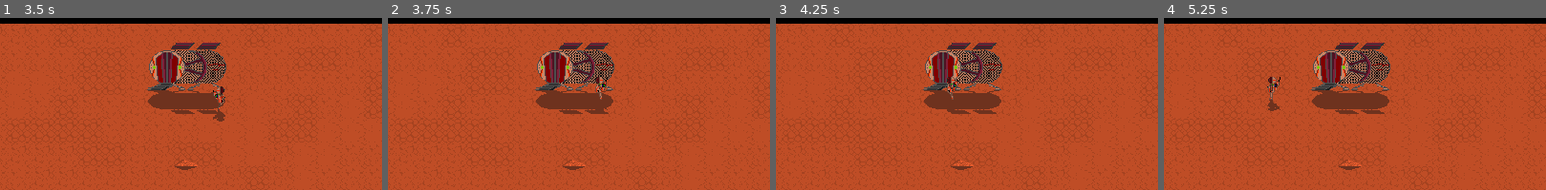
Above: before the commit, frames 1-4 (left to right).
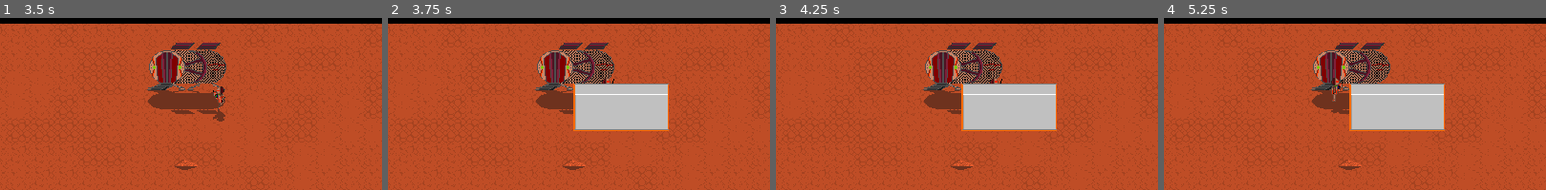
Above: after the commit, the same moments.

Repository: Salwan/harsh
Game: Godot game, scene res://ProtoMain.tscn
Two runs of this game, one before a commit and one after it. Both use one fixed random seed, a clock stepped at 60 frames per second and the inputs below.
Inputs:
- Up to frame 1 (3.5 s): tap Enter at 0.5 s; hold D (control_right) 0.53-1.28 s; tap E (control_action) every 0.75 s from 0.6 to 2.85 s; hold Q (control_back) 1.28-2.03 s; tap Escape (control_start) at 2, 2.75 s; hold D (control_right) 2.03-2.78 s; hold W (control_up) from 2.78 s (still down)
- Up to frame 2 (3.75 s): release W (control_up) at 3.53 s; hold A (control_left) from 3.53 s (still down); tap E (control_action) at 3.6 s
- Up to frame 3 (4.25 s): keep holding A (control_left); tap Escape (control_start) at 4.15 s
- Up to frame 4 (5.25 s): tap Escape (control_start) at 4.25 s; tap E (control_action) at 4.35, 5.1 s; release A (control_left) at 5.03 s; hold Q (control_back) from 5.03 s (still down)
The pictures show only the part of the screen within x 34-84%, y 0-50%; the shares and areas given below are measured in that part.

Frame 1 is identical in both runs. In frame 2, 7.0% of the frame differs, in the area x 48-74%, y 34-66%; in frame 3, 7.2%; in frame 4, 7.5%, in the area x 27-74%, y 34-66%.

Commit message:
New design for events and controller, simplified but complicated event handling between dialogs/player etc

Diff:
--- a/ProtoMain.gd
+++ b/ProtoMain.gd
@@ -2,6 +2,7 @@
 
 func _ready():
 	on_set_top_message("")
+	Global.DialogsContainer = $Dialogs
 	Global.connect("set_top_message", self, "on_set_top_message")
 	Global.connect("set_bottom_message", self, "on_set_bottom_message")
 
--- a/ProtoMain.tscn
+++ b/ProtoMain.tscn
@@ -9,6 +9,13 @@
 script = ExtResource( 4 )
 
 [node name="Playfield" parent="." instance=ExtResource( 1 )]
+
+[node name="Dialogs" type="Control" parent="."]
+margin_right = 1024.0
+margin_bottom = 512.0
+__meta__ = {
+"_edit_use_anchors_": false
+}
 
 [node name="topMessage" type="Label" parent="."]
 margin_left = 8.0
--- a/project.godot
+++ b/project.godot
@@ -9,13 +9,25 @@
 config_version=4
 
 _global_script_classes=[ {
+"base": "Control",
+"class": "CDialog",
+"language": "GDScript",
+"path": "res://prototype/engine/dialog.gd"
+}, {
 "base": "KinematicBody2D",
 "class": "CEntity",
 "language": "GDScript",
-"path": "res://prototype/entity.gd"
+"path": "res://prototype/engine/entity.gd"
+}, {
+"base": "Node2D",
+"class": "CInteractable",
+"language": "GDScript",
+"path": "res://prototype/engine/interactable.gd"
 } ]
 _global_script_class_icons={
-"CEntity": ""
+"CDialog": "",
+"CEntity": "",
+"CInteractable": ""
 }
 
 [application]
@@ -27,7 +39,6 @@
 [autoload]
 
 Global="*res://prototype/autoload/global.gd"
-PlayerController="*res://prototype/autoload/player_controller.gd"
 
 [display]
 
@@ -98,6 +109,7 @@
 "deadzone": 0.5,
 "events": [ Object(InputEventKey,"resource_local_to_scene":false,"resource_name":"","device":0,"alt":false,"shift":false,"control":false,"meta":false,"command":false,"pressed":false,"scancode":69,"unicode":0,"echo":false,"script":null)
 , Object(InputEventJoypadButton,"resource_local_to_scene":false,"resource_name":"","device":0,"button_index":0,"pressure":0.0,"pressed":false,"script":null)
+, Object(InputEventKey,"resource_local_to_scene":false,"resource_name":"","device":0,"alt":false,"shift":false,"control":false,"meta":false,"command":false,"pressed":false,"scancode":16777221,"unicode":0,"echo":false,"script":null)
  ]
 }
 control_back={
--- a/prototype/autoload/global.gd
+++ b/prototype/autoload/global.gd
@@ -2,6 +2,12 @@
 
 signal set_top_message(text)
 signal set_bottom_message(text)
+signal player_entered_interactable(interactable)
+signal player_exited_interactable(interactable)
+signal dialog_activated(dialog)
+signal dialog_deactivated(dialog)
+
+var DialogsContainer:Control = null
 
 func _ready():
 	pass
@@ -9,5 +15,27 @@
 func setTopMessage(text:String):
 	emit_signal("set_top_message", text)
 
+func clearTopMessage():
+	setTopMessage("")
+
 func setBottomMessage(text:String):
 	emit_signal("set_bottom_message", text)
+
+func clearBottomMessage():
+	setBottomMessage("")
+
+func proxyPlayerEnteredInteractable(interactable:CInteractable):
+	emit_signal("player_entered_interactable", interactable)
+
+func proxyPlayerExitedInteractable(interactable:CInteractable):
+	emit_signal("player_exited_interactable", interactable)
+
+func proxyDialogActivated(dialog:CDialog):
+	emit_signal("dialog_activated", dialog)
+
+func proxyDialogDeactivated(dialog:CDialog):
+	emit_signal("dialog_deactivated", dialog)
+
+func pushDialog(dialog:CDialog):
+	assert(DialogsContainer and dialog)
+	DialogsContainer.add_child(dialog)
--- a/prototype/autoload/player_controller.gd
+++ /dev/null
@@ -1,68 +0,0 @@
-extends Node2D
-
-# Global controls
-signal game_pause;
-
-# Player mode
-signal player_run_up;
-signal player_run_down;
-signal player_run_left;
-signal player_run_right;
-signal player_action_use;
-
-# Dialog mode
-signal dialog_up;
-signal dialog_down;
-signal dialog_left;
-signal dialog_right;
-signal dialog_select;
-signal dialog_exit;
-
-enum EMode { MODE_PLAYER, MODE_DIALOG }
-var mode:int
-
-func _ready():
-	mode = EMode.MODE_PLAYER
-
-func _process(delta):
-	if Input.is_action_just_pressed("control_start"):
-		emit_signal("game_pause")
-	match mode:
-		EMode.MODE_PLAYER:
-			process_player()
-		EMode.MODE_DIALOG:
-			process_dialog()
-
-func process_player():
-	if Input.is_action_pressed("control_up"):
-		emit_signal("player_run_up")
-	if Input.is_action_pressed("control_down"):
-		emit_signal("player_run_down")
-	if Input.is_action_pressed("control_left"):
-		emit_signal("player_run_left")
-	if Input.is_action_pressed("control_right"):
-		emit_signal("player_run_right")
-	if Input.is_action_just_pressed("control_action"):
-		emit_signal("player_action_use")
-	if Input.is_action_just_pressed("control_back"):
-		pass
-
-func process_dialog():
-	if Input.is_action_pressed("control_up"):
-		emit_signal("dialog_up")
-	if Input.is_action_pressed("control_down"):
-		emit_signal("dialog_down")
-	if Input.is_action_pressed("control_left"):
-		emit_signal("dialog_left")
-	if Input.is_action_pressed("control_right"):
-		emit_signal("dialog_right")
-	if Input.is_action_just_pressed("control_action"):
-		emit_signal("dialog_select")
-	if Input.is_action_just_pressed("control_back"):
-		emit_signal("dialog_exit")
-
-func set_player_mode():
-	mode = EMode.MODE_PLAYER
-
-func set_dialog_mode():
-	mode = EMode.MODE_DIALOG
--- a/prototype/base.tscn
+++ b/prototype/base.tscn
@@ -1,7 +1,9 @@
-[gd_scene load_steps=5 format=2]
+[gd_scene load_steps=7 format=2]
 
 [ext_resource path="res://prototype/assets/Harsh Viability Pod.png" type="Texture" id=1]
 [ext_resource path="res://prototype/assets/simple_shadow.material" type="Material" id=2]
+[ext_resource path="res://prototype/engine/interactable.gd" type="Script" id=3]
+[ext_resource path="res://prototype/dialog.tscn" type="PackedScene" id=4]
 
 [sub_resource type="RectangleShape2D" id=1]
 extents = Vector2( 53, 10 )
@@ -10,6 +12,9 @@
 extents = Vector2( 73, 28 )
 
 [node name="base" type="StaticBody2D"]
+script = ExtResource( 3 )
+dialog = ExtResource( 4 )
+dialogChoices = [ "Build..", "Communications..", "Exit" ]
 
 [node name="base" type="Sprite" parent="."]
 position = Vector2( 1, -33 )
@@ -28,9 +33,13 @@
 position = Vector2( 2, -1 )
 shape = SubResource( 1 )
 
-[node name="interaction" type="Area2D" parent="."]
+[node name="interaction" type="Area2D" parent="." groups=[
+"interaction",
+]]
 position = Vector2( 1, -25 )
 
 [node name="CollisionShape2D" type="CollisionShape2D" parent="interaction"]
 position = Vector2( -1, 25 )
 shape = SubResource( 2 )
+[connection signal="body_entered" from="interaction" to="." method="on_interaction_body_entered"]
+[connection signal="body_exited" from="interaction" to="." method="on_interaction_body_exited"]
--- a/prototype/menu.tscn
+++ b/prototype/dialog.tscn
@@ -1,8 +1,8 @@
 [gd_scene load_steps=4 format=2]
 
-[ext_resource path="res://prototype/assets/menubox.png" type="Texture" id=1]
-[ext_resource path="res://prototype/assets/standard_font.res" type="DynamicFont" id=2]
-[ext_resource path="res://prototype/menu.gd" type="Script" id=3]
+[ext_resource path="res://prototype/assets/standard_font.res" type="DynamicFont" id=1]
+[ext_resource path="res://prototype/assets/menubox.png" type="Texture" id=2]
+[ext_resource path="res://prototype/engine/dialog.gd" type="Script" id=3]
 
 [node name="menu" type="Control"]
 anchor_right = 1.0
--- a/prototype/menu.gd
+++ b/prototype/engine/dialog.gd
@@ -1,4 +1,6 @@
 extends Control
+
+class_name CDialog
 
 export(String) var strTitle = "Title"
 export(Array, String) var strItems:Array = [ "item 1", "item 2", "item 3" ]
@@ -6,12 +8,8 @@
 var iCursor:int = 0
 
 func _ready():
-	PlayerController.connect("dialog_up", self, "on_up")
-	PlayerController.connect("dialog_down", self, "on_down")
-	PlayerController.connect("dialog_left", self, "on_left")
-	PlayerController.connect("dialog_right", self, "on_right")
-	PlayerController.connect("dialog_select", self, "on_select")
-	PlayerController.connect("dialog_exit", self, "on_exit")
+	Global.proxyDialogActivated(self)
+	iCursor = 0
 	for i in len(strItems):
 		var item:Label = get_node("item" + str(i + 1))
 		item.text = strItems[i]
@@ -32,7 +30,6 @@
 		iCursor = items_count - 1
 	elif iCursor > items_count - 1:
 		iCursor = 0
-	iCursor = 0
 
 func on_up():
 	iCursor -= 1
@@ -47,7 +44,9 @@
 	pass
 
 func on_select():
-	pass
+	Global.proxyDialogDeactivated(self)
+	queue_free()
 
 func on_exit():
-	pass
+	Global.proxyDialogDeactivated(self)
+	queue_free()
--- /dev/null
+++ b/prototype/engine/interactable.gd
@@ -0,0 +1,32 @@
+extends Node2D
+
+class_name CInteractable
+
+export (PackedScene) var dialog = null
+export(Array, String) var dialogChoices = []
+
+func _ready():
+	pass
+
+func _physics_process(delta:float):
+	pass
+
+func on_interaction_body_entered(body:PhysicsBody2D):
+	if body.is_in_group("player"):
+		Global.proxyPlayerEnteredInteractable(self as CInteractable)
+
+func on_interaction_body_exited(body:PhysicsBody2D):
+	if body.is_in_group("player"):
+		Global.proxyPlayerExitedInteractable(self as CInteractable)
+
+func interact():
+	if dialog:
+		if len(dialogChoices) > 0:
+			var d = dialog.instance()
+			d.rect_position = position
+			d.strItems = dialogChoices
+			Global.pushDialog(d)
+		else:
+			print("Interact: no dialog choices defined")
+	else:
+		print("Interact: no action")
--- a/prototype/player.gd
+++ b/prototype/player.gd
@@ -7,31 +7,64 @@
 const JUMP_SPEED = 100.0
 
 var velocity:Vector2 = Vector2()
-var bControl:bool = true
-var control_x:float = 0
-var control_y:float = 0
+var controlX:float = 0
+var controlY:float = 0
+var interactableInRange:CInteractable = null
+var dialogStack:Array = []
+
+enum EControl { NOTHING, PLAYER, DIALOG }
+var controlMode:int = EControl.PLAYER
 
 func _ready():
-	PlayerController.connect("player_run_up", self, "on_up")
-	PlayerController.connect("player_run_down", self, "on_down")
-	PlayerController.connect("player_run_left", self, "on_left")
-	PlayerController.connect("player_run_right", self, "on_right")
+	Global.connect("player_entered_interactable", self, "on_entered_interactable")
+	Global.connect("player_exited_interactable", self, "on_exited_interactable")
+	Global.connect("dialog_activated", self, "on_dialog_activated")
+	Global.connect("dialog_deactivated", self, "on_dialog_deactivated")
+
+func _process(delta:float):
+	match controlMode:
+		EControl.NOTHING:
+			pass
+		EControl.PLAYER:
+			if Input.is_action_pressed("control_up"):
+				player_run_up()
+			if Input.is_action_pressed("control_down"):
+				player_run_down()
+			if Input.is_action_pressed("control_left"):
+				player_run_left()
+			if Input.is_action_pressed("control_right"):
+				player_run_right()
+			if Input.is_action_just_pressed("control_action"):
+				player_action_use()
+		EControl.DIALOG:
+			if Input.is_action_just_pressed("control_up"):
+				dialog_up()
+			if Input.is_action_just_pressed("control_down"):
+				dialog_down()
+			if Input.is_action_just_pressed("control_left"):
+				dialog_left()
+			if Input.is_action_just_pressed("control_right"):
+				dialog_right()
+			if Input.is_action_just_pressed("control_action"):
+				dialog_select()
+			if Input.is_action_just_pressed("control_back"):
+				dialog_exit()
 
 func _physics_process(delta:float):
-	if not bControl:
-		control_x = 0
-		control_y = 0
+	if controlMode != EControl.PLAYER:
+		controlX = 0
+		controlY = 0
 		return
 
 	# Movement
 	velocity = move_and_slide(velocity, FLOOR_NORMAL, true)
 
 	# Process Controls
-	var target_speed_x:float = control_x
-	var target_speed_y:float = control_y
+	var target_speed_x:float = controlX
+	var target_speed_y:float = controlY
 	## consume controls
-	control_x = 0
-	control_y = 0
+	controlX = 0
+	controlY = 0
 
 	if target_speed_x == 0 and target_speed_y == 0:
 		if $anim.current_animation != "idle":
@@ -50,27 +83,96 @@
 	elif velocity.x > 0.0:
 		$chris.flip_h = false
 
+################################################################################
+# EVENTS
+#
+func on_entered_interactable(interactable):
+	Global.setTopMessage("Press `E` to interact")
+	assert(interactable)
+	interactableInRange = interactable
 
+func on_exited_interactable(interactable):
+	Global.clearTopMessage()
+	interactableInRange = null
+
+func on_dialog_activated(dialog:CDialog):
+	dialogStack.push_back(dialog)
+	set_control(EControl.DIALOG)
+
+func on_dialog_deactivated(dialog:CDialog):
+	dialogStack.pop_back()
+	if len(dialogStack) == 0:
+		set_control(EControl.PLAYER)
+
+
+################################################################################
+# SFX
+#
 func on_step():
 	#$audStep.play()
 	pass
 
-func on_disable_controls():
+
+################################################################################
+# CONTROLS
+#
+func set_control(type):
+	if controlMode != type:
+		controlMode = type
+		match controlMode:
+			EControl.NOTHING:
+				on_nonplayer_control()
+			EControl.PLAYER:
+				pass
+			EControl.DIALOG:
+				on_nonplayer_control()
+
+func on_nonplayer_control():
 	$anim.play("idle")
 	velocity = Vector2(0, 0)
-	bControl = false
 
-func on_enable_controls():
-	bControl = true
+# PLAYER CONTROLS
 
-func on_right():
-	control_x = min(control_x + 1, 1)
+func player_run_right():
+	controlX = min(controlX + 1, 1)
 
-func on_left():
-	control_x = max(control_x - 1, -1)
+func player_run_left():
+	controlX = max(controlX - 1, -1)
 
-func on_down():
-	control_y = min(control_y + 1, 1)
+func player_run_down():
+	controlY = min(controlY + 1, 1)
 
-func on_up():
-	control_y = max(control_y - 1, -1)
+func player_run_up():
+	controlY = max(controlY - 1, -1)
+
+func player_action_use():
+	if interactableInRange:
+		interactableInRange.interact()
+	else:
+		print("Nothing to interact with")
+
+# DIALOG CONTROLS
+
+func dialog_up():
+	if dialogStack.back():
+		dialogStack.back().on_up()
+
+func dialog_down():
+	if dialogStack.back():
+		dialogStack.back().on_down()
+
+func dialog_left():
+	if dialogStack.back():
+		dialogStack.back().on_left()
+
+func dialog_right():
+	if dialogStack.back():
+		dialogStack.back().on_right()
+
+func dialog_select():
+	if dialogStack.back():
+		dialogStack.back().on_select()
+
+func dialog_exit():
+	if dialogStack.back():
+		dialogStack.back().on_exit()
Not shown: 4 places in prototype/dialog.tscn that only renumber resources
Renamed: prototype/entity.gd -> prototype/engine/entity.gd
